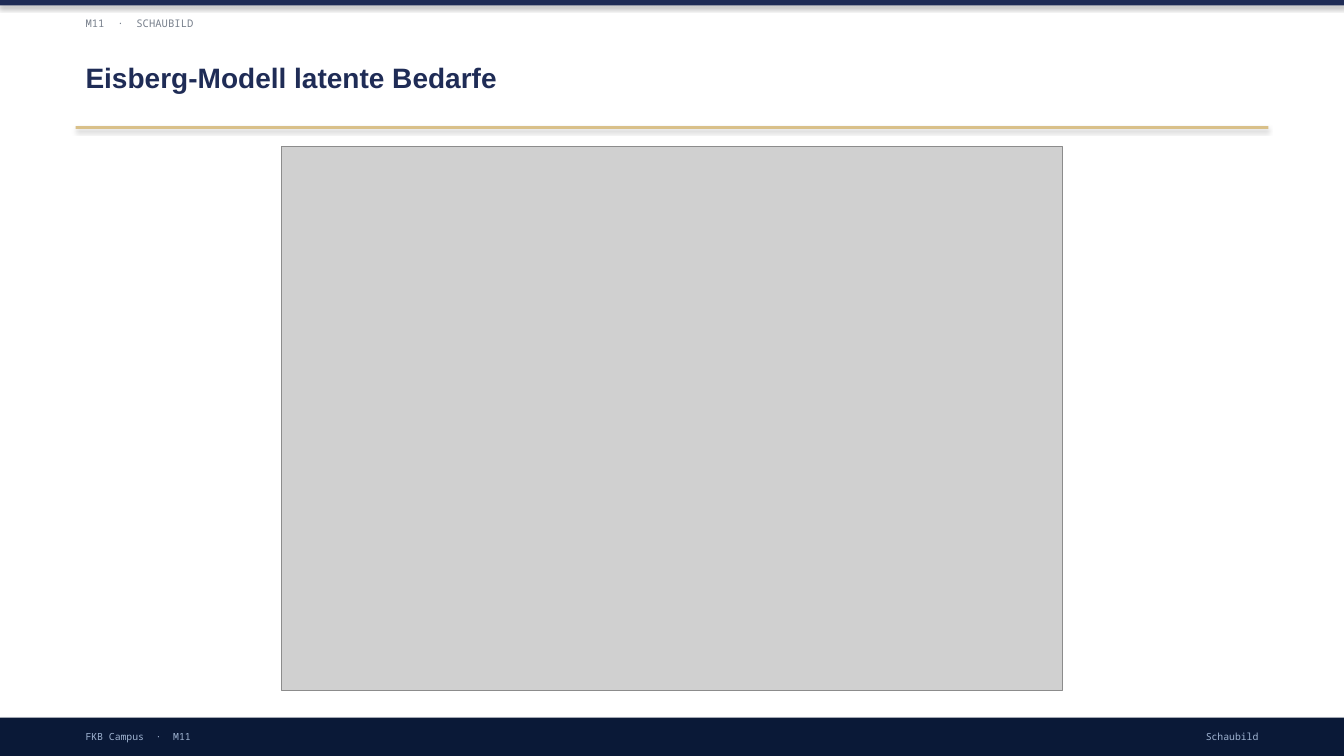
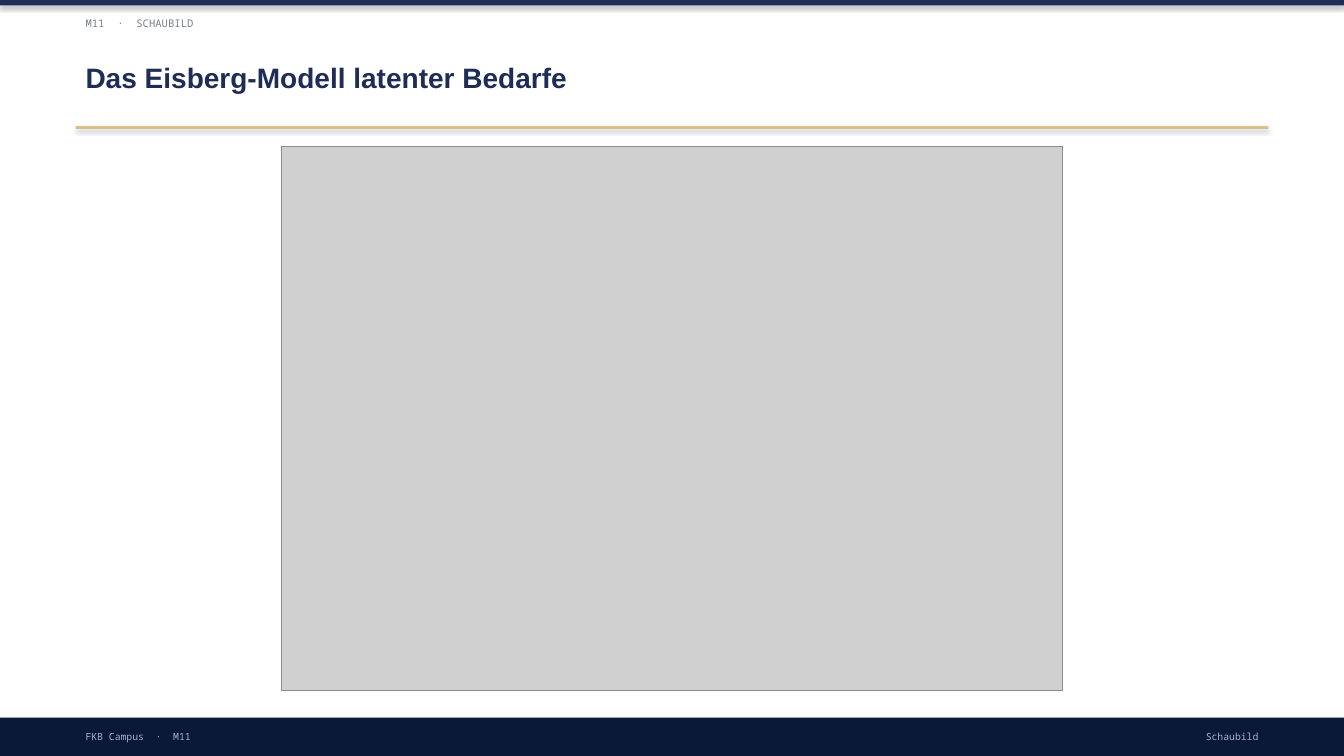
Before and after one commit to ck5rqc47pr-byte/firmenkundenakademie-online, a slide deck: slide 7 of protected-downloads/praesentation/M11.pptx (slide 6 before the commit). Drawn at 1344x756 pixels with LibreOffice and Linux fonts; fonts in the diff are those of the drawing; grey boxes stand for pictures. Boxes give left, top, right and bottom in pixels: in the first picture for what was removed or moved away, otherwise in the second. Text is boxed around its words. In the diff, an @@ line names an element or a change of style, - is before the commit and + after.

```diff
--- a/protected-downloads/praesentation/M11.pptx
+++ b/protected-downloads/praesentation/M11.pptx
@@ text at box(86, 67, 566, 93): text changed @@
-Eisberg-Modell latente Bedarfe
+Das Eisberg-Modell latenter Bedarfe
```
Also in this commit, not shown: 3 other slides changed, 4 slides added, 6 slides removed, 1 other file.
